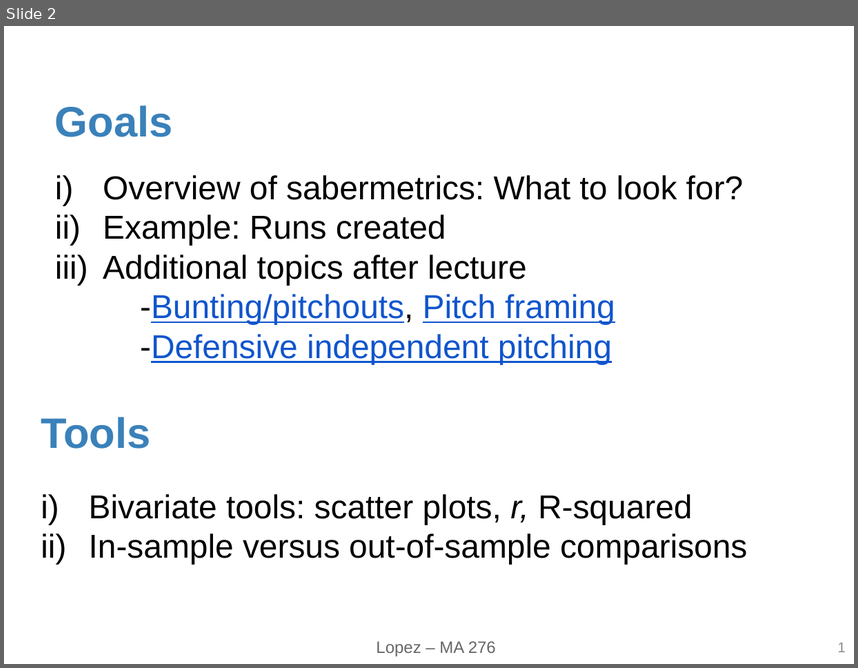
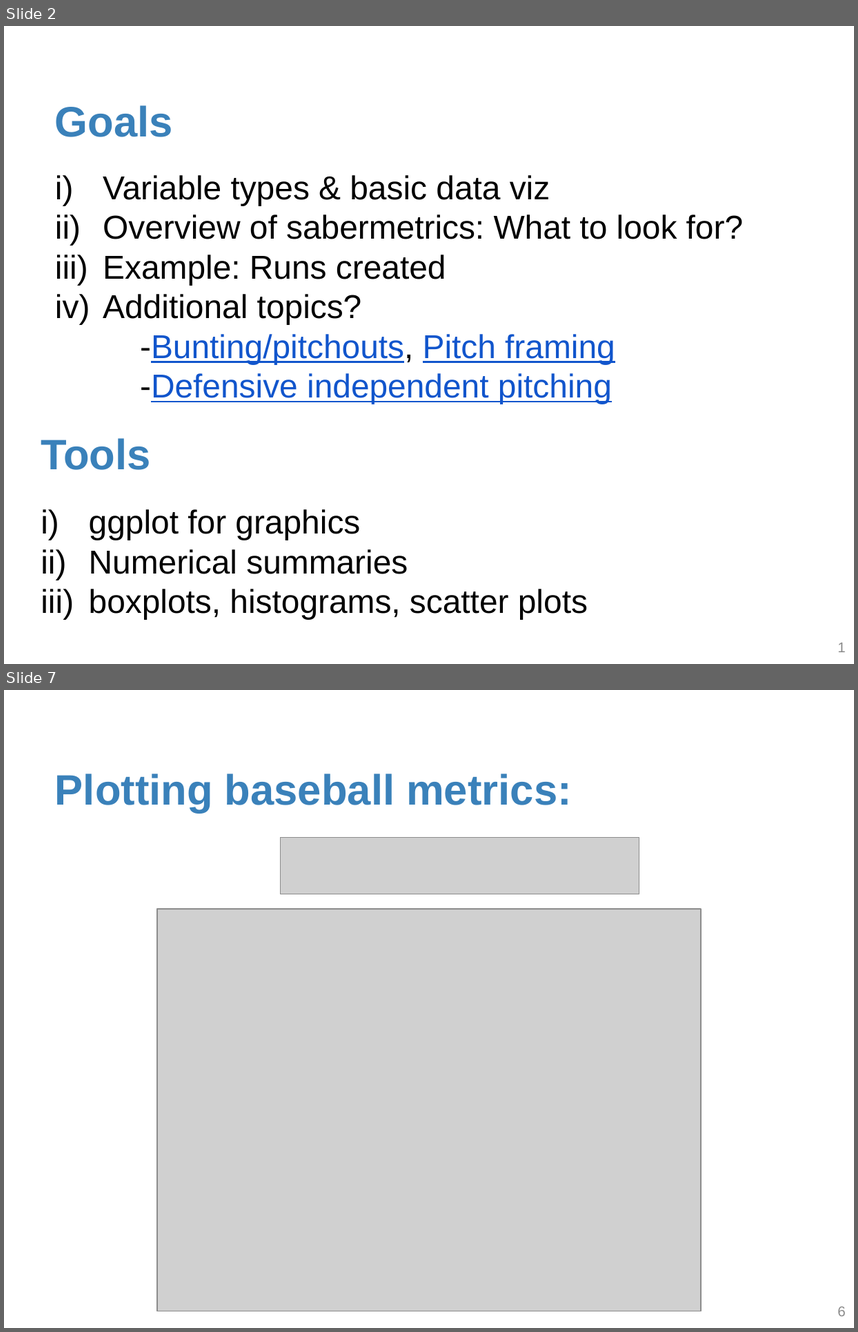
Before and after one commit to statsbylopez/FYE_18, a slide deck: Notes/lecture2.pptx. Shown one above the other, each under a label of ours: slide 2 before the commit, slides 2 and 7 after it; the slides between them are not shown. The pictures are 858x668 and 858x1332 pixels, drawn with LibreOffice and Linux fonts; fonts in the diff are those of the drawing; grey boxes stand for pictures. Boxes give left, top, right and bottom in pixels: in the first picture for what was removed or moved away, otherwise in the second. Text is boxed around its words. In the diff, an @@ line names an element or a change of style, - is before the commit and + after.

```diff
--- a/Notes/lecture2.pptx
+++ b/Notes/lecture2.pptx
@@ slide 7 added at (4, 690, 854, 1328), background #FFFFFF @@
@@ title added at (55, 773, 572, 813), 36 pt, text #3A81BA, bold @@
+Plotting baseball metrics:
@@ picture added at (280, 837, 639, 894) @@
@@ picture added at (157, 909, 701, 1310) @@
@@ page number added at (838, 1306, 845, 1316), 12 pt, text #8C8C8C @@
+6
@@ slide 2 changed as well @@
@@ text at (103, 175, 550, 205): paragraph added @@
+i) Variable types & basic data viz
@@ text at (103, 294, 362, 324): text changed @@
-iii) Additional topics after lecture
+iv) Additional topics?
@@ text "Tools": place and size @@
-text "Tools" at (41, 417, 150, 448)
+text "Tools" at (41, 438, 150, 470)
@@ text at (89, 509, 588, 619): text changed @@
-i) Bivariate tools: scatter plots, r, R-squared
-ii) In-sample versus out-of-sample comparisons
+i) ggplot for graphics
+ii) Numerical summaries
+iii) boxplots, histograms, scatter plots
@@ text removed at (376, 641, 496, 656) @@
-Lopez – MA 276
```
Also in this commit, not shown: 6 other slides changed, 16 other slides added, 18 slides removed.
